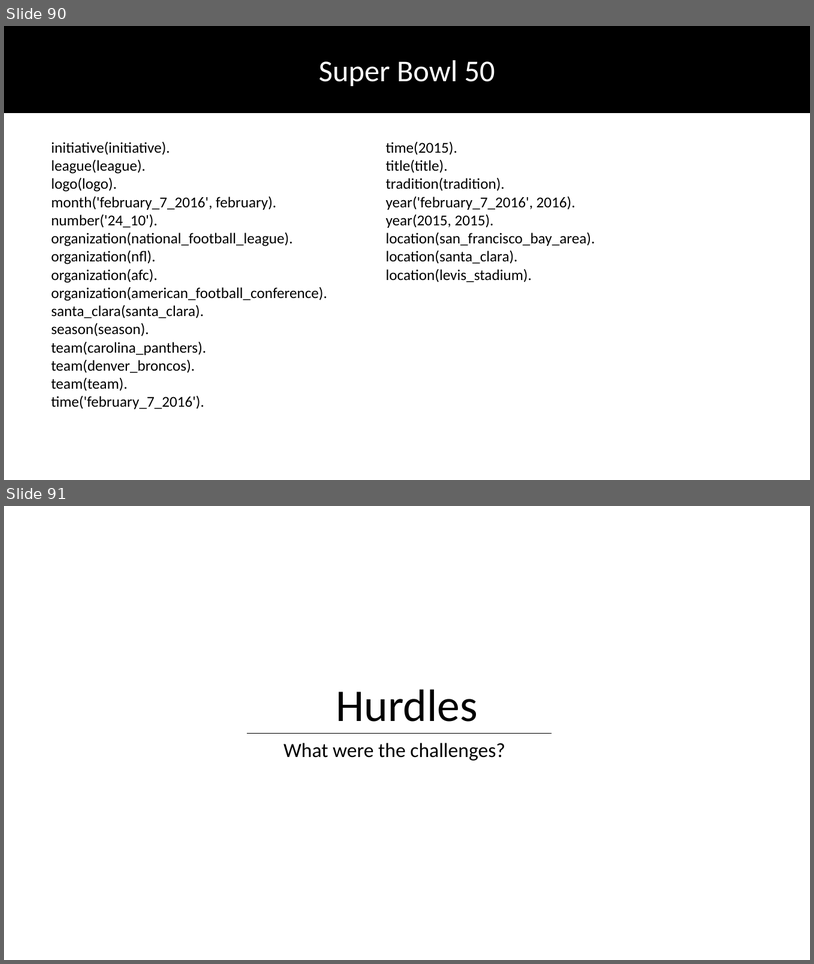
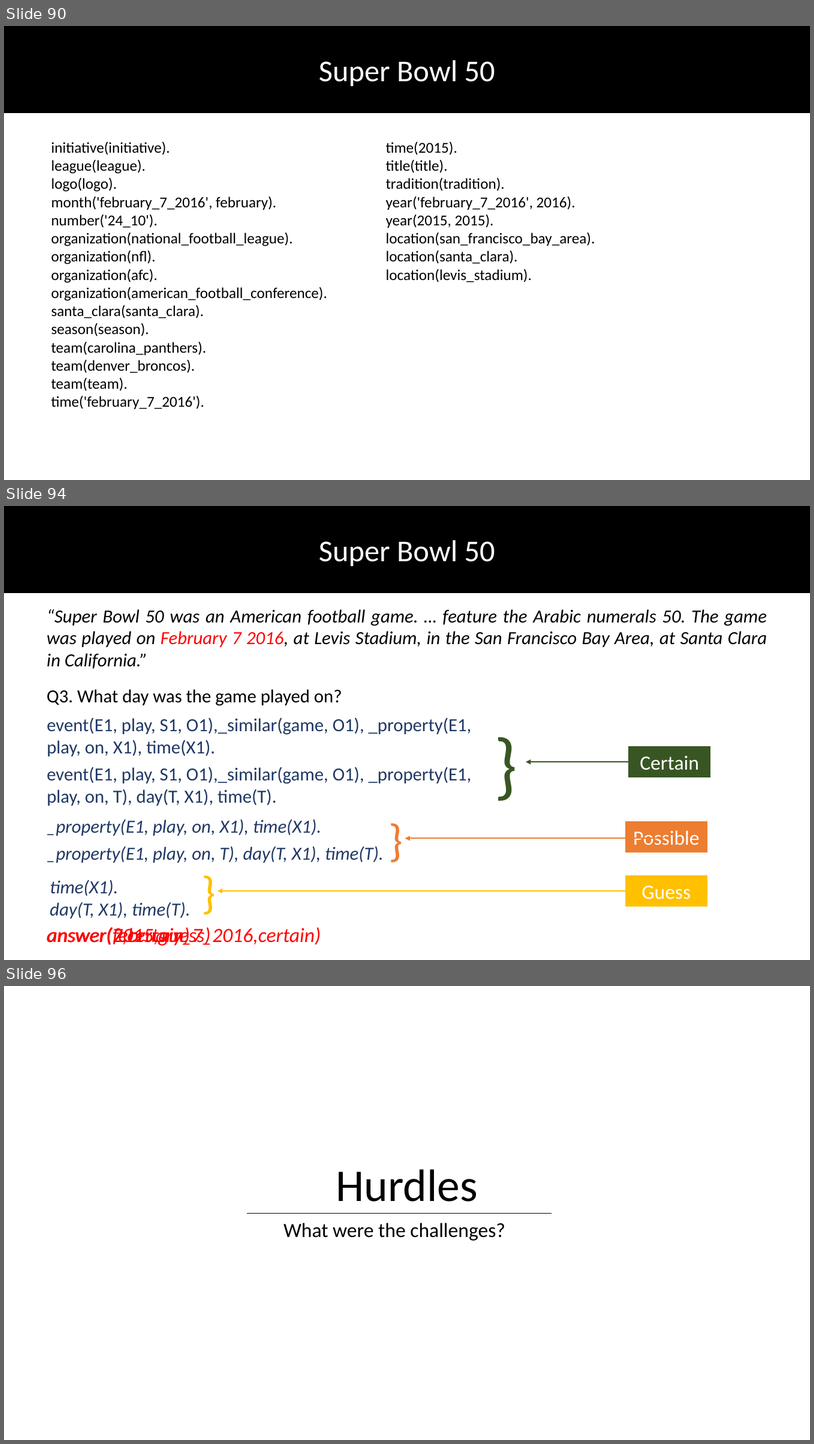
Before and after one commit to DhruvaPendharkar/thesis-project, a slide deck: Notes/ThesisPresentation.pptx. Shown one above the other, each under a label of ours: slides 90 and 91 before the commit, slides 90, 94 and 96 after it; the slides between them are not shown. The pictures are 814x964 and 814x1444 pixels, drawn with LibreOffice and Linux fonts; fonts in the diff are those of the drawing. Boxes give left, top, right and bottom in pixels: in the first picture for what was removed or moved away, otherwise in the second. Text is boxed around its words. In the diff, an @@ line names an element or a change of style, - is before the commit and + after.

```diff
--- a/Notes/ThesisPresentation.pptx
+++ b/Notes/ThesisPresentation.pptx
@@ slide 94 added at (4,506,810,960), background #FFFFFF @@
@@ rectangle added at (4,506,810,592), fill #000000, outline #000000 1 pt @@
@@ text added at (319,540,495,566), 36 pt, text #FFFFFF @@
+Super Bowl 50
@@ text added at (47,609,767,669), 22 pt, text #000000, italic @@
+“Super Bowl 50 was an American football game. … feature the Arabic numerals 50. The game was played on February 7 2016, at Levis Stadium, in the San Francisco Bay Area, at Santa Clara in California.”
@@ text added at (47,689,342,706), 22 pt, text #000000 @@
+Q3. What day was the game played on?
@@ text added at (47,717,472,805), 22 pt, text #203864 @@
+event(E1, play, S1, O1),_similar(game, O1), _property(E1, play, on, X1), time(X1).
+event(E1, play, S1, O1),_similar(game, O1), _property(E1, play, on, T), day(T, X1), time(T).
@@ text added at (489,714,510,810), 88 pt, text #385723 @@
+}
@@ rectangle added at (629,747,711,777), fill #385723, outline #385723 0.75 pt, 24 pt, text #FFFFFF @@
+Certain
@@ arrow added from (629, 762) to (526, 762), #385723 1.5 pt @@
@@ text added at (383,807,405,868), 54 pt, text #ED7D31 @@
+}
@@ text added at (47,819,383,862), 22 pt, text #203864, italic @@
+_property(E1, play, on, X1), time(X1).
+_property(E1, play, on, T), day(T, X1), time(T).
@@ rectangle added at (626,822,708,852), fill #ED7D31, outline #ED7D31 0.75 pt, 24 pt, text #FFFFFF @@
+Possible
@@ arrow added from (664, 838) to (405, 838), #ED7D31 1.5 pt @@
@@ text added at (196,860,218,921), 54 pt, text #FFC000 @@
+}
@@ text added at (50,879,190,918), 22 pt, text #203864, italic @@
+time(X1).
+day(T, X1), time(T).
@@ rectangle added at (626,876,708,906), fill #FFC000, outline #FFC000 0.75 pt, 24 pt, text #FFFFFF @@
+Guess
@@ arrow added from (626, 891) to (218, 891), #FFC000 1.5 pt @@
@@ text added at (47,927,190,945), 24 pt, text #FF0000, italic @@
+answer(7,certain)
@@ text added at (47,927,321,945), 24 pt, text #FF0000, italic @@
+answer(february_7_2016,certain)
@@ text added at (47,927,211,945), 24 pt, text #FF0000, italic @@
+answer(2015,guess)
@@ what was slide 91 is now slide 96 @@
```
Also in this commit, not shown: 4 slides changed, 4 other slides added, 2 other files.
